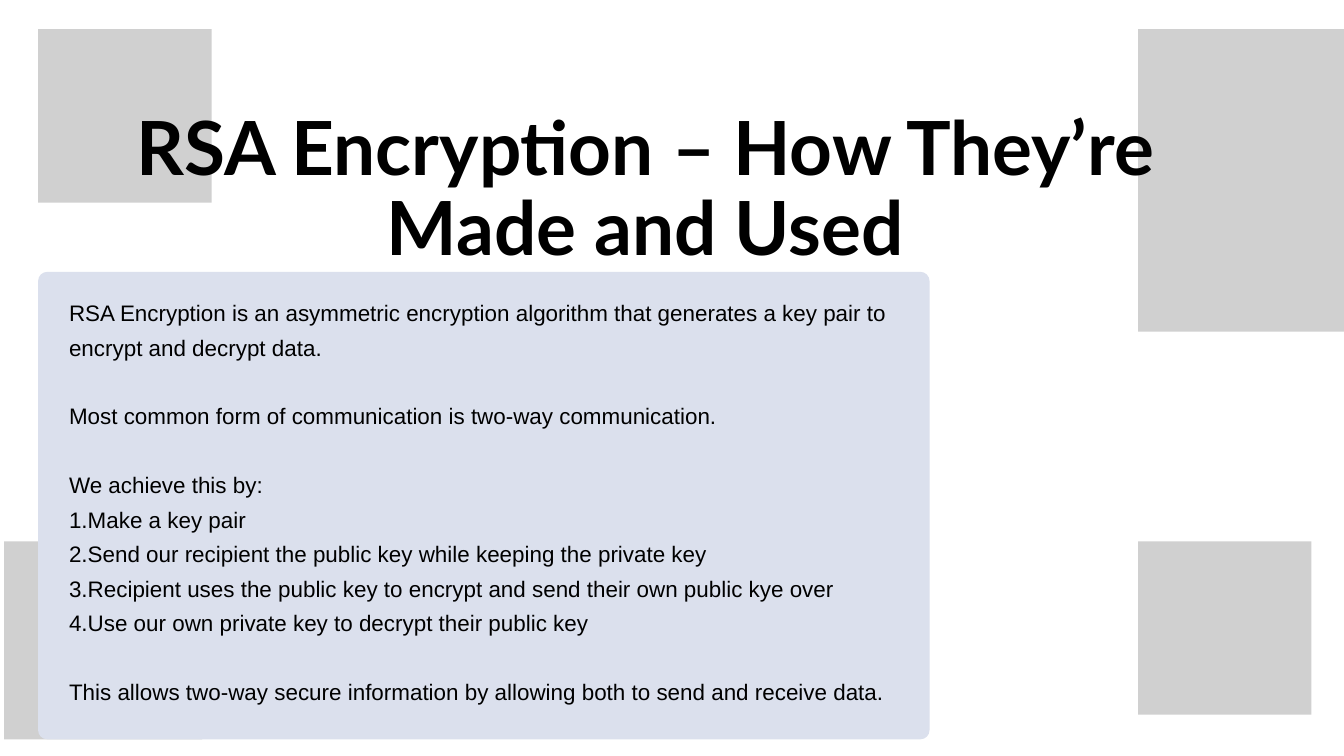
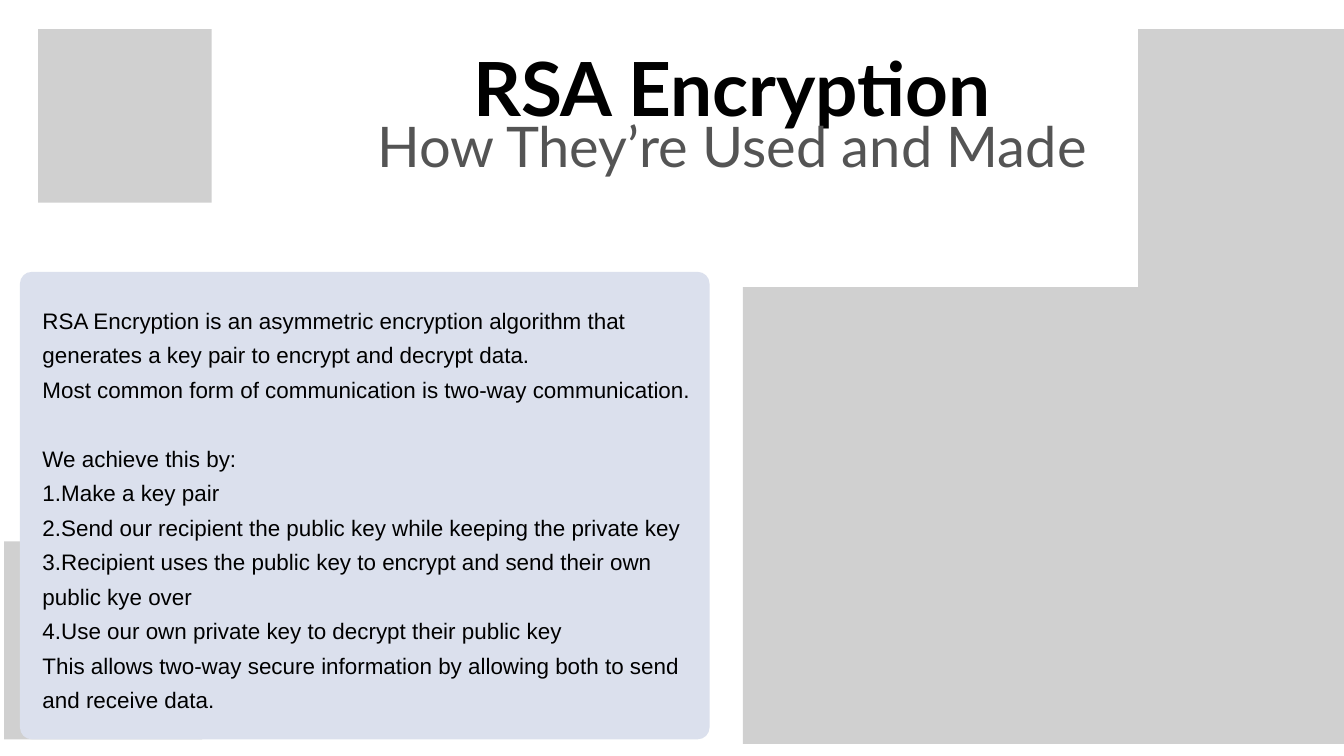
Before and after one commit to Muffinszer/cep146-teamproject1, a slide deck: slide 2 of RSA Encryption.pptx. Drawn at 1344x756 pixels with LibreOffice and Linux fonts; fonts in the diff are those of the drawing; grey boxes stand for pictures; background and template pictures are left out. Boxes give left, top, right and bottom in pixels: in the first picture for what was removed or moved away, otherwise in the second. Text is boxed around its words. In the diff, an @@ line names an element or a change of style, - is before the commit and + after.

```diff
--- a/RSA Encryption.pptx
+++ b/RSA Encryption.pptx
@@ text added at [473,60,990,130], 80 pt, text #000000, bold @@
+RSA Encryption
@@ text at [377,118,1087,177]: text changed; size 80 to 60 pt; text colour #000000 to #545454; bold off @@
-RSA Encryption – How They’re Made and Used
+How They’re Used and Made
@@ freeform shape: place and size @@
-freeform shape at [38,272,929,740]
+freeform shape at [20,272,710,740]
@@ text "RSA Encryption is an asymmetric ..." rewrapped from [69,304,886,705] to [42,312,690,709] @@
@@ picture added at [743,287,1344,744] @@
```
Also in this commit, not shown: 6 other slides changed.
